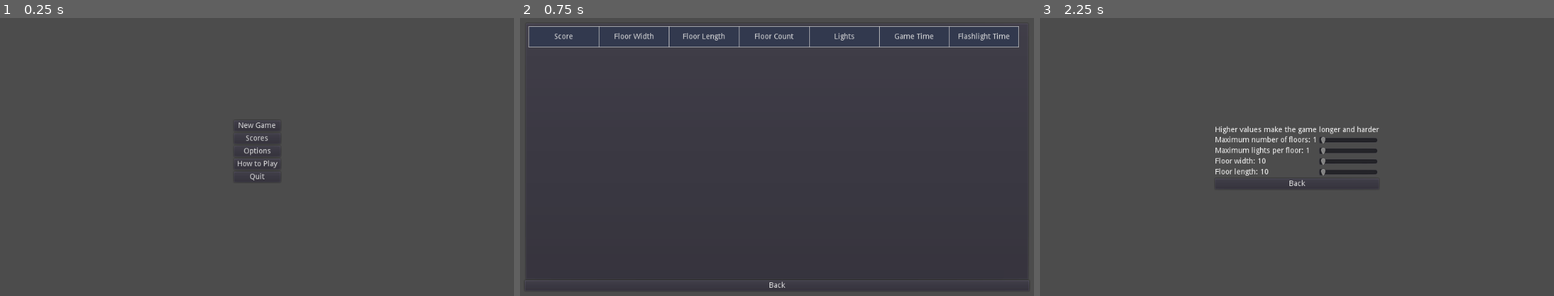
Above: before the commit, frames 1-3 (left to right).
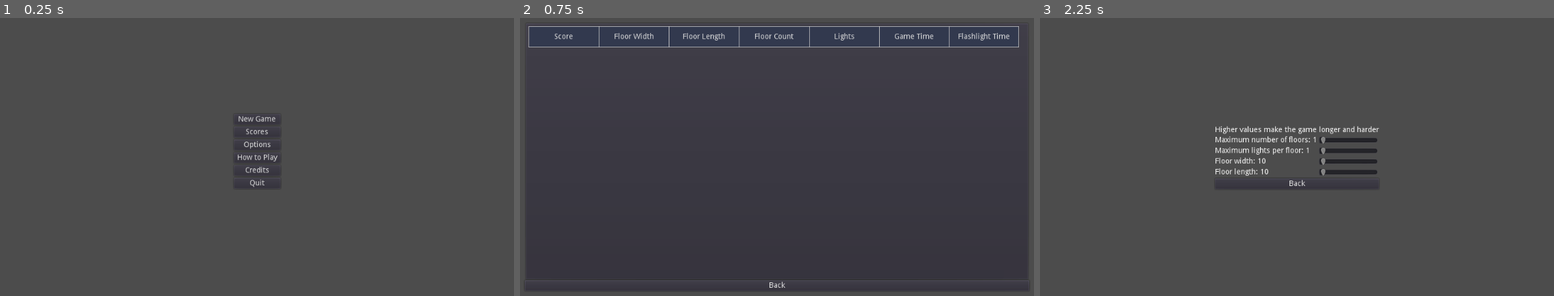
Above: after the commit, the same moments.

Repository: Arc676/Photonic-Salvation
Game: Godot game, scene res://Scenes/Main Menu.tscn
Same seed, same stepped clock (60 frames per second), same inputs: the game is played once before the commit and once after it.
Inputs:
- Up to frame 1 (0.25 s): no input
- Up to frame 2 (0.75 s): click "Scores" at 0.5 s
- Up to frame 3 (2.25 s): click "Back" at 1.25 s; click "Options" at 2 s

The runs differ from the first frame. In frame 1, 0.6% of the frame differs, in the area x 45-55%, y 35-62%; in frame 2, nothing differs; in frame 3, nothing differs.

Commit message:
Add light switch sound
Add credits page to game

Diff:
--- a/Scenes/Main Menu.tscn
+++ b/Scenes/Main Menu.tscn
@@ -26,9 +26,9 @@
 anchor_right = 0.5
 anchor_bottom = 0.5
 margin_left = -43.5
-margin_top = -58.0
+margin_top = -70.0
 margin_right = 43.5
-margin_bottom = 58.0
+margin_bottom = 70.0
 __meta__ = {
 "_edit_use_anchors_": false
 }
@@ -65,10 +65,16 @@
 "_edit_use_anchors_": false
 }
 
+[node name="Credits" type="Button" parent="Main Menu/GridContainer"]
+margin_top = 96.0
+margin_right = 87.0
+margin_bottom = 116.0
+text = "Credits"
+
 [node name="Quit" type="Button" parent="Main Menu/GridContainer"]
-margin_top = 96.0
-margin_right = 87.0
-margin_bottom = 116.0
+margin_top = 120.0
+margin_right = 87.0
+margin_bottom = 140.0
 text = "Quit"
 __meta__ = {
 "_edit_use_anchors_": false
@@ -251,10 +257,46 @@
 __meta__ = {
 "_edit_use_anchors_": false
 }
+
+[node name="Credits" type="Control" parent="."]
+visible = false
+anchor_right = 1.0
+anchor_bottom = 1.0
+
+[node name="RichTextLabel" type="RichTextLabel" parent="Credits"]
+anchor_left = 0.5
+anchor_top = 0.5
+anchor_right = 0.5
+anchor_bottom = 0.5
+margin_left = -300.0
+margin_top = -180.0
+margin_right = 300.0
+margin_bottom = 180.0
+text = "Credits:
+
+Light switch sound: joedeshon (CC BY 3.0)
+Other assets: Arc676/Alessandro Vinciguerra (CC BY-NC-SA 4.0)
+
+See CREDITS file for more info."
+__meta__ = {
+"_edit_use_anchors_": false
+}
+
+[node name="Back" type="Button" parent="Credits"]
+anchor_left = 0.5
+anchor_top = 0.5
+anchor_right = 0.5
+anchor_bottom = 0.5
+margin_left = -300.0
+margin_top = 180.0
+margin_right = 300.0
+margin_bottom = 200.0
+text = "Back"
 [connection signal="pressed" from="Main Menu/GridContainer/New Game" to="." method="startGame"]
 [connection signal="pressed" from="Main Menu/GridContainer/Button" to="." method="showScores"]
 [connection signal="pressed" from="Main Menu/GridContainer/Options" to="." method="showOptions"]
 [connection signal="pressed" from="Main Menu/GridContainer/Help" to="." method="showHelp"]
+[connection signal="pressed" from="Main Menu/GridContainer/Credits" to="." method="showCredits"]
 [connection signal="pressed" from="Main Menu/GridContainer/Quit" to="." method="quit"]
 [connection signal="value_changed" from="Options/VBoxContainer/GridContainer/Floor Slider" to="." method="floorsChanged"]
 [connection signal="value_changed" from="Options/VBoxContainer/GridContainer/Light Slider" to="." method="lightsChanged"]
@@ -264,3 +306,4 @@
 [connection signal="pressed" from="Options/VBoxContainer/Back Button" to="." method="saveSettings"]
 [connection signal="pressed" from="Help/GridContainer/Back" to="." method="backToMain"]
 [connection signal="pressed" from="Scores/Back" to="." method="backToMain"]
+[connection signal="pressed" from="Credits/Back" to="." method="backToMain"]
--- a/Scripts/Light.gd
+++ b/Scripts/Light.gd
@@ -1,9 +1,12 @@
 extends StaticBody
 
 onready var light = $OmniLight
+onready var sound = $AudioStreamPlayer3D
+
 onready var world = get_parent()
 
 func toggle():
 	light.visible = !light.visible
 	world.foundLight(-1 if light.visible else 1)
+	sound.play()
 	return light.visible
--- a/Scripts/TitleScreen.gd
+++ b/Scripts/TitleScreen.gd
@@ -7,6 +7,7 @@
 onready var options = $Options
 onready var help = $Help
 onready var scores = $Scores
+onready var credits = $Credits
 
 # Game settings
 onready var maxFloors = $"Options/VBoxContainer/GridContainer/Max Floors"
@@ -36,10 +37,15 @@
 	options.visible = false
 	help.visible = false
 	scores.visible = false
+	credits.visible = false
 
 func showHelp():
 	hideScreens()
 	help.visible = true
+
+func showCredits():
+	hideScreens()
+	credits.visible = true
 
 func showOptions():
 	hideScreens()
--- a/World Elements/Light.tscn
+++ b/World Elements/Light.tscn
@@ -1,7 +1,8 @@
-[gd_scene load_steps=4 format=2]
+[gd_scene load_steps=5 format=2]
 
 [ext_resource path="res://Scripts/Light.gd" type="Script" id=1]
 [ext_resource path="res://OBJ/Light.obj" type="ArrayMesh" id=2]
+[ext_resource path="res://Sounds/switch.wav" type="AudioStream" id=3]
 
 [sub_resource type="BoxShape" id=1]
 extents = Vector3( 1, 1.18119, 1 )
@@ -24,3 +25,8 @@
 [node name="CSGMesh" type="CSGMesh" parent="."]
 cast_shadow = 0
 mesh = ExtResource( 2 )
+
+[node name="AudioStreamPlayer3D" type="AudioStreamPlayer3D" parent="."]
+stream = ExtResource( 3 )
+attenuation_model = 3
+max_db = 6.0
